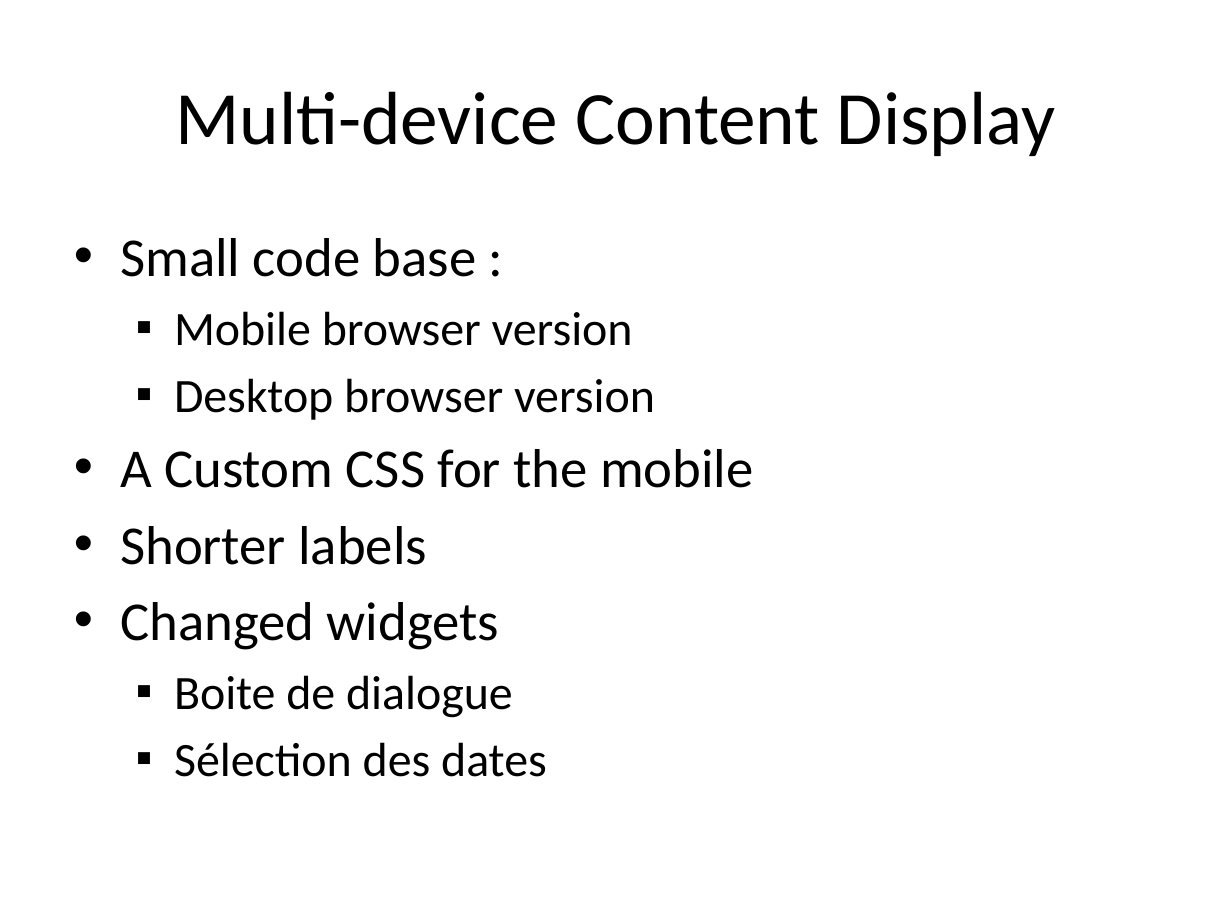
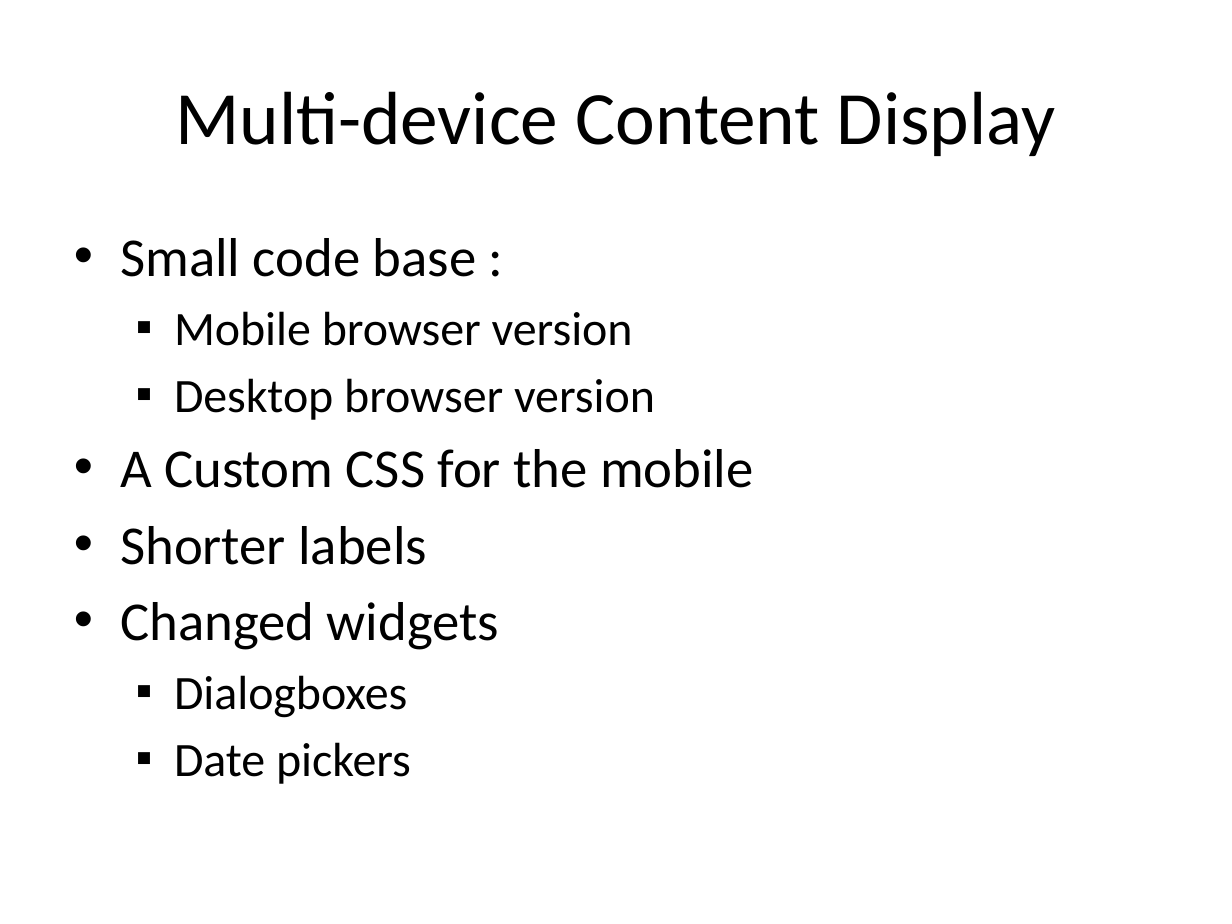
Before and after one commit to dbaeli/ez18n, a slide deck: slide 4 of ez18n-slides/javaone-2012/ez18n_javaone2012.pptx. Drawn at 1232x924 pixels with LibreOffice and Linux fonts; fonts in the diff are those of the drawing; background and template pictures are left out. Boxes give left, top, right and bottom in pixels: in the first picture for what was removed or moved away, otherwise in the second. Text is boxed around its words. In the diff, an @@ line names an element or a change of style, - is before the commit and + after.

```diff
--- a/ez18n-slides/javaone-2012/ez18n_javaone2012.pptx
+++ b/ez18n-slides/javaone-2012/ez18n_javaone2012.pptx
@@ text at bbox=[174, 675, 411, 784]: text changed @@
-  ▪ Boite de dialogue
-  ▪ Sélection des dates
+  ▪ Dialogboxes
+  ▪ Date pickers
```
Also in this commit, not shown: 10 other slides changed, 8 other files.
